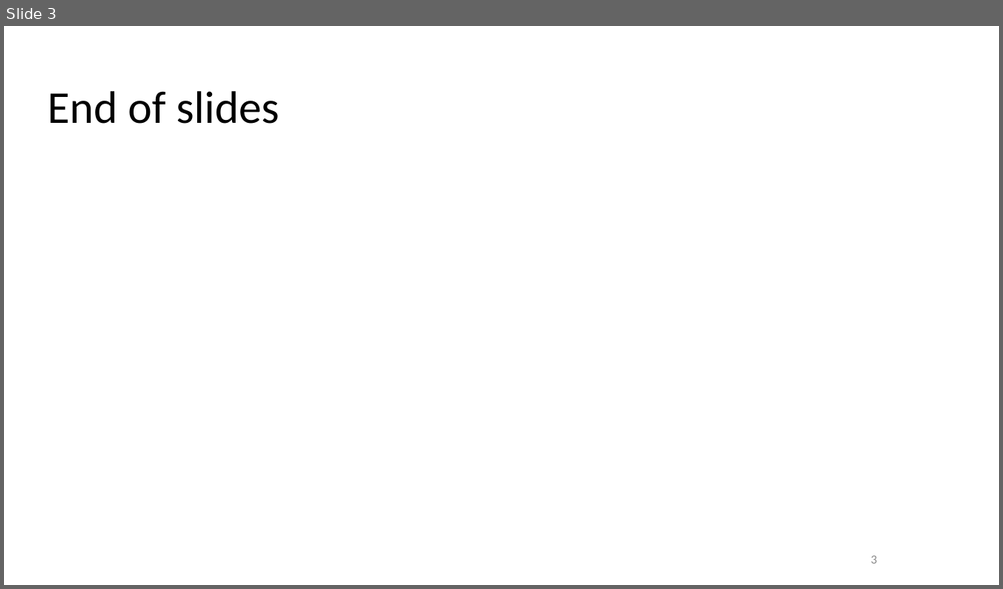
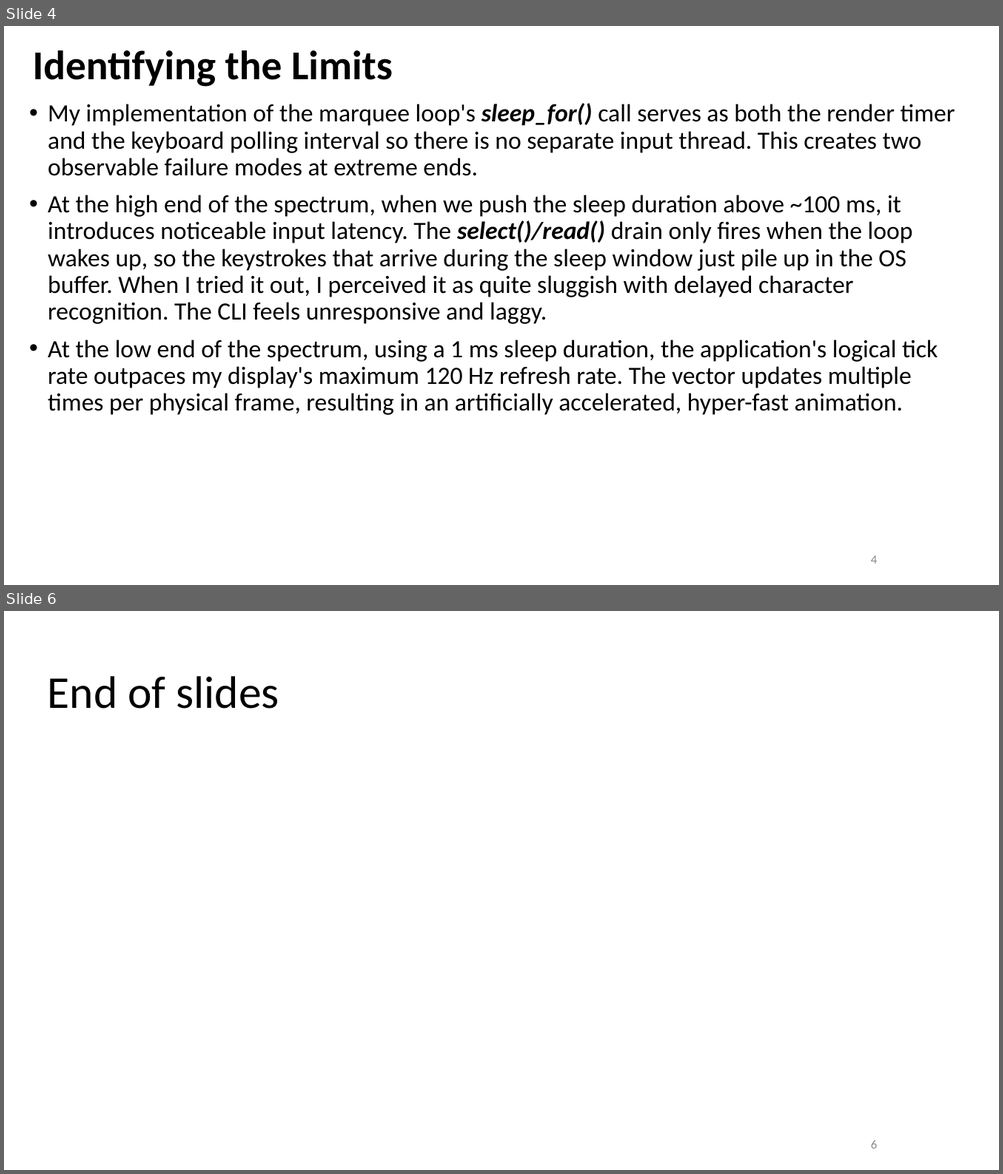
Before and after one commit to Criflar/marquee-console, a slide deck: CSOPESY - Marquee Console - Mangubat.pptx. Shown one above the other, each under a label of ours: slide 3 before the commit, slides 4 and 6 after it; the slides between them are not shown. The pictures are 1003x589 and 1003x1174 pixels, drawn with LibreOffice and Linux fonts; fonts in the diff are those of the drawing; background and template pictures are left out. Boxes give left, top, right and bottom in pixels: in the first picture for what was removed or moved away, otherwise in the second. Text is boxed around its words. In the diff, an @@ line names an element or a change of style, - is before the commit and + after.

```diff
--- a/CSOPESY - Marquee Console - Mangubat.pptx
+++ b/CSOPESY - Marquee Console - Mangubat.pptx
@@ slide 4 added at (4,26,999,585), background #FFFFFF @@
@@ title added at (33,50,392,87), 39.6 pt, text #000000, bold @@
+Identifying the Limits
@@ text added at (48,103,955,415), 24 pt, text #000000 @@
+• My implementation of the marquee loop's sleep_for() call serves as both the render timer and the keyboard polling interval so there is no separate input thread. This creates two observable failure modes at extreme ends.
+• At the high end of the spectrum, when we push the sleep duration above ~100 ms, it introduces noticeable input latency. The select()/read() drain only fires when the loop wakes up, so the keystrokes that arrive during the sleep window just pile up in the OS buffer. When I tried it out, I perceived it as quite sluggish with delayed character recognition. The CLI feels unresponsive and laggy.
+• At the low end of the spectrum, using a 1 ms sleep duration, the application's logical tick rate outpaces my display's maximum 120 Hz refresh rate. The vector updates multiple times per physical frame, resulting in an artificially accelerated, hyper-fast animation.
@@ page number added at (871,556,876,564), 12 pt, text #8C8C8C @@
+4
@@ what was slide 3 is now slide 6 @@
@@ page number at (871,1141,876,1149): text changed @@
-3
+6
```
Also in this commit, not shown: 1 slide changed, 3 other slides added, 1 slide removed, 4 other files.
